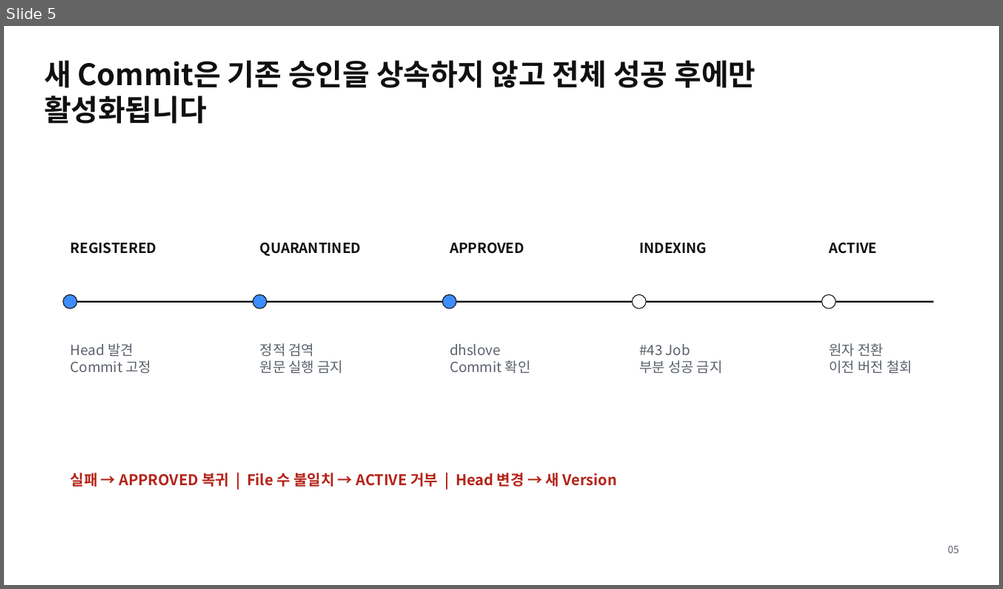
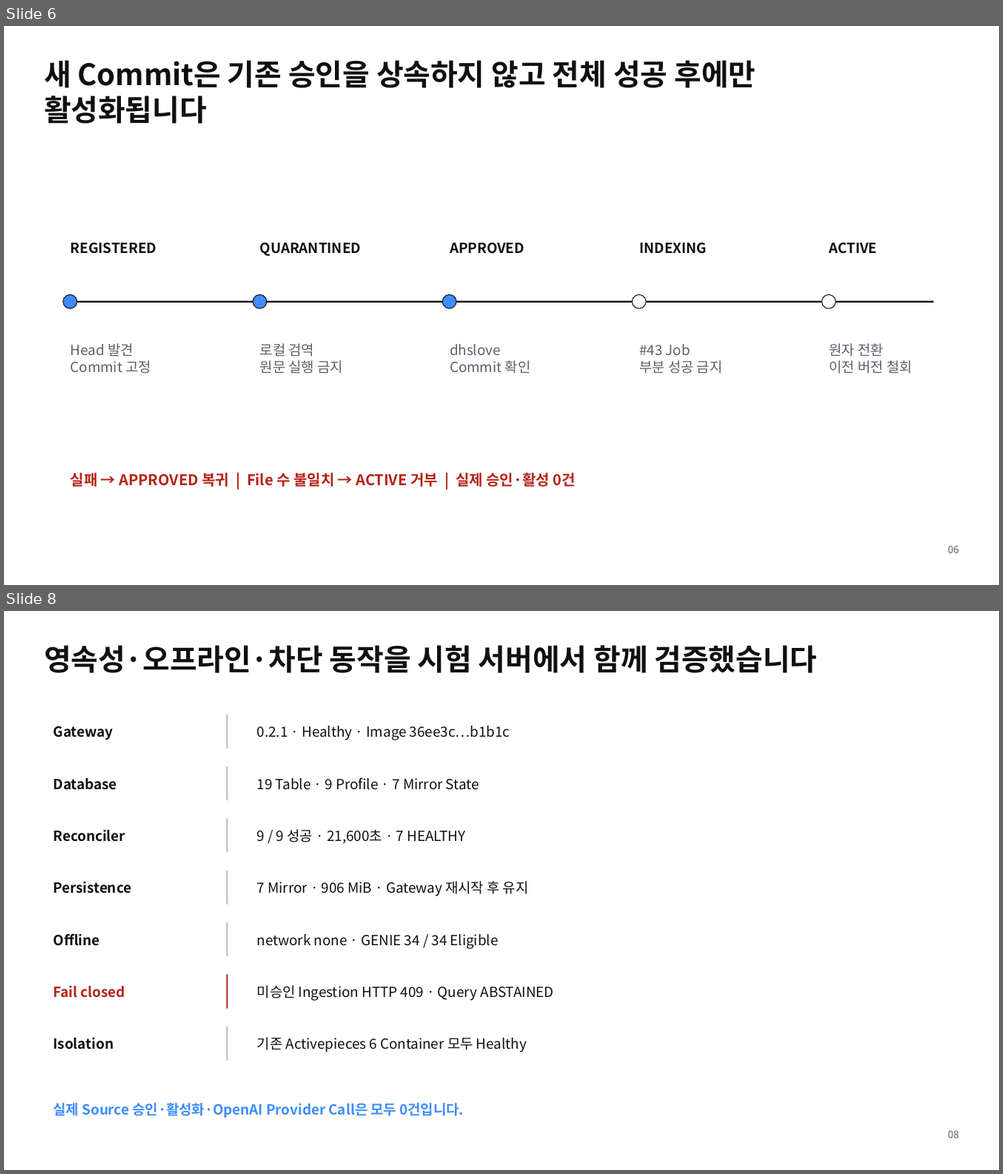
Before and after one commit to ablecloud-team/ablestack-techflow, a slide deck: output/presentation/techflow-source-registry.pptx. Shown one above the other, each under a label of ours: slide 5 before the commit, slides 6 and 8 after it; the slides between them are not shown. The pictures are 1003x589 and 1003x1174 pixels, drawn with LibreOffice and Linux fonts; fonts in the diff are those of the drawing. Boxes give left, top, right and bottom in pixels: in the first picture for what was removed or moved away, otherwise in the second. Text is boxed around its words. In the diff, an @@ line names an element or a change of style, - is before the commit and + after.

Commit message:
Issue #42 영속 Source Mirror·1TB 운영 기반 보완

```diff
--- a/output/presentation/techflow-source-registry.pptx
+++ b/output/presentation/techflow-source-registry.pptx
@@ slide 8 added at bbox=[4, 611, 999, 1170], background #FFFFFF @@
@@ text added at bbox=[44, 645, 817, 673], 28.5 pt, text #101010, bold @@
+영속성·오프라인·차단 동작을 시험 서버에서 함께 검증했습니다
@@ rectangle added at bbox=[226, 715, 227, 749], fill #B8BCC4 @@
@@ text added at bbox=[54, 726, 114, 741], 13.5 pt, text #101010, bold @@
+Gateway
@@ text added at bbox=[257, 726, 509, 741], 13.5 pt, text #101010 @@
+0.2.1 · Healthy · Image 36ee3c…b1b1c
@@ text added at bbox=[54, 778, 117, 790], 13.5 pt, text #101010, bold @@
+Database
@@ rectangle added at bbox=[226, 766, 227, 800], fill #B8BCC4 @@
@@ text added at bbox=[257, 777, 479, 790], 13.5 pt, text #101010 @@
+19 Table · 9 Profile · 7 Mirror State
@@ text added at bbox=[54, 829, 125, 842], 13.5 pt, text #101010, bold @@
+Reconciler
@@ rectangle added at bbox=[226, 818, 227, 853], fill #B8BCC4 @@
@@ text added at bbox=[257, 829, 466, 844], 13.5 pt, text #101010 @@
+9 / 9 성공 · 21,600초 · 7 HEALTHY
@@ rectangle added at bbox=[226, 871, 227, 905], fill #B8BCC4 @@
@@ text added at bbox=[54, 881, 132, 894], 13.5 pt, text #101010, bold @@
+Persistence
@@ text added at bbox=[257, 881, 529, 897], 13.5 pt, text #101010 @@
+7 Mirror · 906 MiB · Gateway 재시작 후 유지
@@ text added at bbox=[54, 934, 100, 946], 13.5 pt, text #101010, bold @@
+Offline
@@ rectangle added at bbox=[226, 923, 227, 957], fill #B8BCC4 @@
@@ text added at bbox=[257, 934, 498, 949], 13.5 pt, text #101010 @@
+network none · GENIE 34 / 34 Eligible
@@ text added at bbox=[54, 986, 125, 998], 13.5 pt, text #B42318, bold @@
+Fail closed
@@ rectangle added at bbox=[226, 975, 227, 1009], fill #B42318 @@
@@ text added at bbox=[257, 985, 554, 1001], 13.5 pt, text #101010 @@
+미승인 Ingestion HTTP 409 · Query ABSTAINED
@@ rectangle added at bbox=[226, 1027, 227, 1061], fill #B8BCC4 @@
@@ text added at bbox=[54, 1037, 114, 1050], 13.5 pt, text #101010, bold @@
+Isolation
@@ text added at bbox=[257, 1037, 526, 1053], 13.5 pt, text #101010 @@
+기존 Activepieces 6 Container 모두 Healthy
@@ text added at bbox=[54, 1103, 464, 1118], 13.5 pt, text #3D8DFF, bold @@
+실제 Source 승인·활성화·OpenAI Provider Call은 모두 0건입니다.
@@ text added at bbox=[948, 1131, 959, 1139], 9.8 pt, text #5B616B @@
+08
@@ what was slide 5 is now slide 6 @@
@@ slide 6 changed as well @@
@@ text at bbox=[260, 343, 315, 357]: text changed @@
-정적 검역
+로컬 검역
@@ text at bbox=[71, 473, 575, 487]: text changed @@
-실패 → APPROVED 복귀 | File 수 불일치 → ACTIVE 거부 | Head 변경 → 새 Version
+실패 → APPROVED 복귀 | File 수 불일치 → ACTIVE 거부 | 실제 승인·활성 0건
```
Also in this commit, not shown: 2 other slides changed, 6 other slides added, 5 slides removed, 41 other files.
